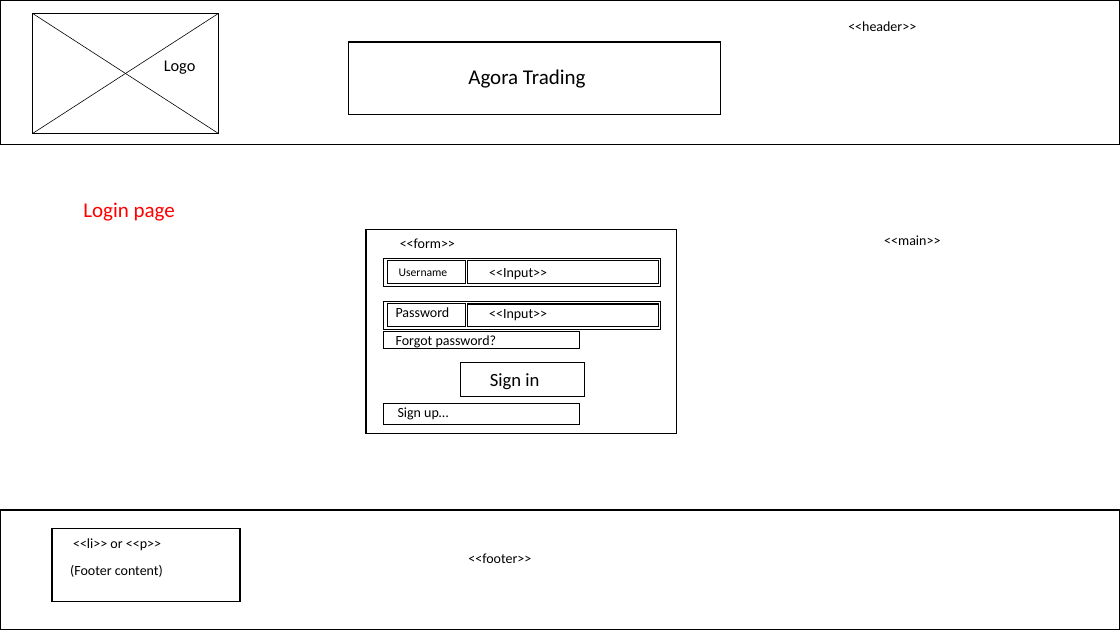
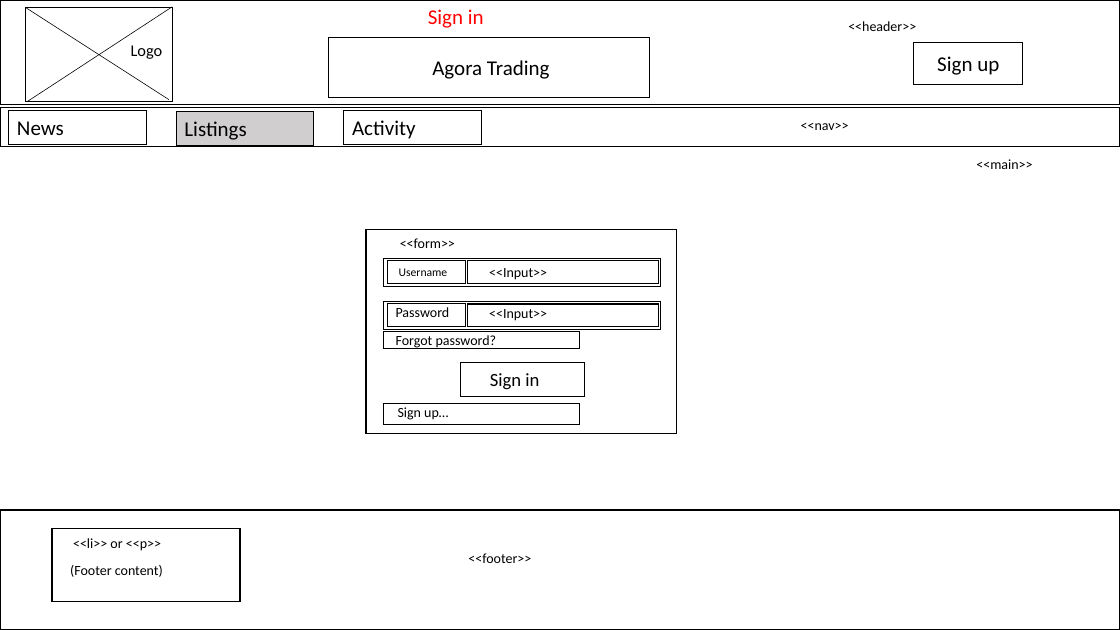
Before and after one commit to jameshutchy/Best-Practice-PHP, a slide deck: slide 3 of BCDE224 - Assessment 2 - James Hutchinson/BCDE244-Assesment 2 - James Hutchinson.pptx. Drawn at 1120x630 pixels with LibreOffice and Linux fonts; fonts in the diff are those of the drawing. Boxes give left, top, right and bottom in pixels: in the first picture for what was removed or moved away, otherwise in the second. Text is boxed around its words. In the diff, an @@ line names an element or a change of style, - is before the commit and + after.

```diff
--- a/BCDE224 - Assessment 2 - James Hutchinson/BCDE244-Assesment 2 - James Hutchinson.pptx
+++ b/BCDE224 - Assessment 2 - James Hutchinson/BCDE244-Assesment 2 - James Hutchinson.pptx
@@ rectangle: place and size @@
-rectangle at (0,0,1120,145)
+rectangle at (0,0,1120,104)
@@ rectangle: place and size @@
-rectangle at (33,13,218,134)
+rectangle at (25,8,172,102)
@@ line moved from (218, 13) - (33, 134) to (25, 8) - (169, 100) @@
@@ line moved from (33, 13) - (218, 134) to (172, 7) - (28, 102) @@
@@ text added at (428,9,484,28), 18 pt, text #FF0000 @@
+Sign in
@@ text "Logo": place and size @@
-text "Logo" at (164,60,196,74)
+text "Logo" at (131,45,163,59)
@@ rectangle: place and size @@
-rectangle at (348,42,720,115)
+rectangle at (329,38,650,97)
@@ text "Agora Trading": place and size @@
-text "Agora Trading" at (468,69,586,88)
+text "Agora Trading" at (432,60,550,79)
@@ rectangle added at (913,43,1023,84), outline #000000 1 pt @@
@@ text added at (937,56,999,75), 18 pt, text #000000 @@
+Sign up
@@ rectangle added at (0,108,1120,147), outline #000000 1 pt @@
@@ rectangle added at (8,111,145,145), outline #000000 0.75 pt, 18 pt, text #000000 @@
+News
@@ rectangle added at (176,112,313,145), fill #D0CECE, outline #000000 0.75 pt, 18 pt, text #000000 @@
+Listings
@@ rectangle added at (344,111,481,145), outline #000000 0.75 pt, 18 pt, text #000000 @@
+Activity
@@ text added at (801,123,849,130), 12 pt, text #000000 @@
+<<nav>>
@@ text "<<main>>": place and size @@
-text "<<main>>" at (884,235,940,245)
+text "<<main>>" at (976,159,1032,169)
@@ text removed at (83,202,175,221) @@
-Login page
```
Also in this commit, not shown: 8 other slides changed, 21 slides added, 1 slide removed, 10 other files.
